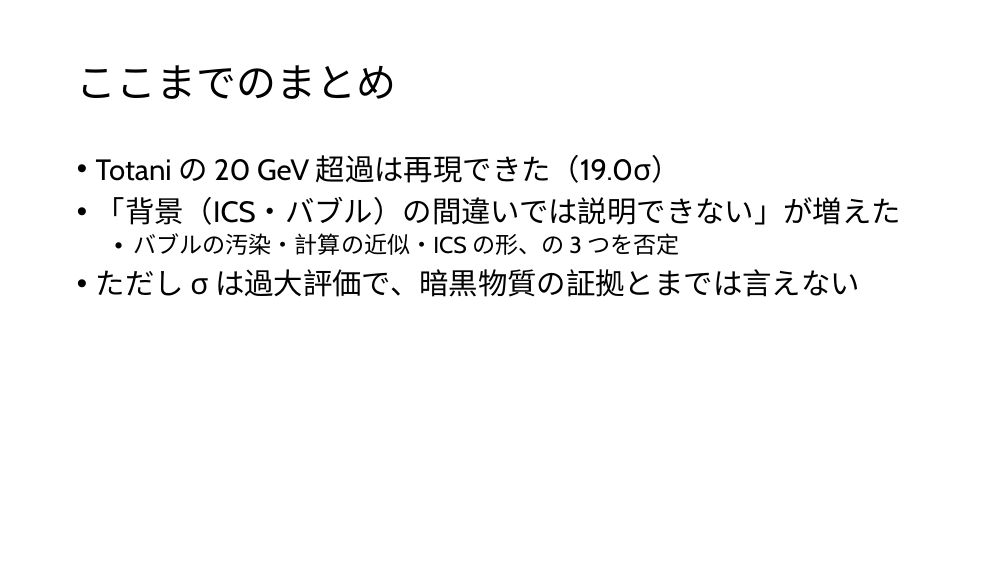
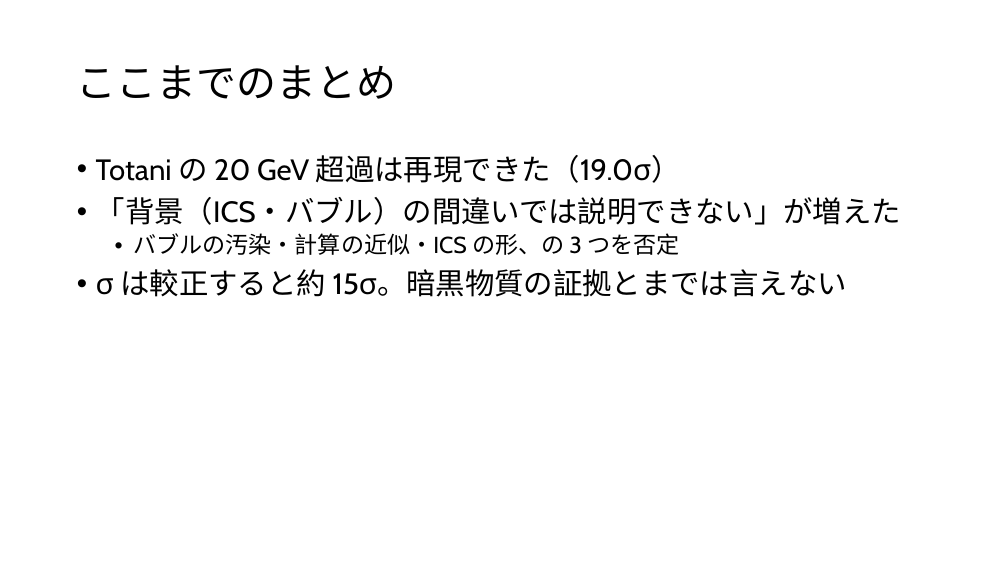
Before and after one commit to Mikann20041029/darkmatter-slides, a slide deck: slide 9 of slides/2026-10-02_研究進捗報告.pptx (slide 8 before the commit). Drawn at 1008x567 pixels with LibreOffice and Linux fonts; fonts in the diff are those of the drawing. Boxes give left, top, right and bottom in pixels: in the first picture for what was removed or moved away, otherwise in the second. Text is boxed around its words. In the diff, an @@ line names an element or a change of style, - is before the commit and + after.

```diff
--- a/slides/2026-10-02_研究進捗報告.pptx
+++ b/slides/2026-10-02_研究進捗報告.pptx
@@ text at [96,269,847,297]: text changed @@
-• ただし σ は過大評価で、暗黒物質の証拠とまでは言えない
+• σ は較正すると約 15σ。暗黒物質の証拠とまでは言えない
```
Also in this commit, not shown: 2 other slides changed, 2 slides added, 5 other files.
